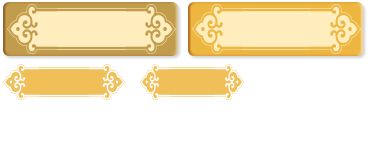
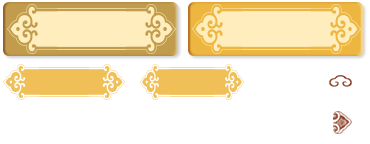
Layered file, before and after one edit (370x144). Changes by layer:
added layer "图层 3" above "图层 2" over [329, 75, 352, 87]
added layer "图层 2" above "矢量智能对象 拷贝 4" over [333, 111, 352, 134]
